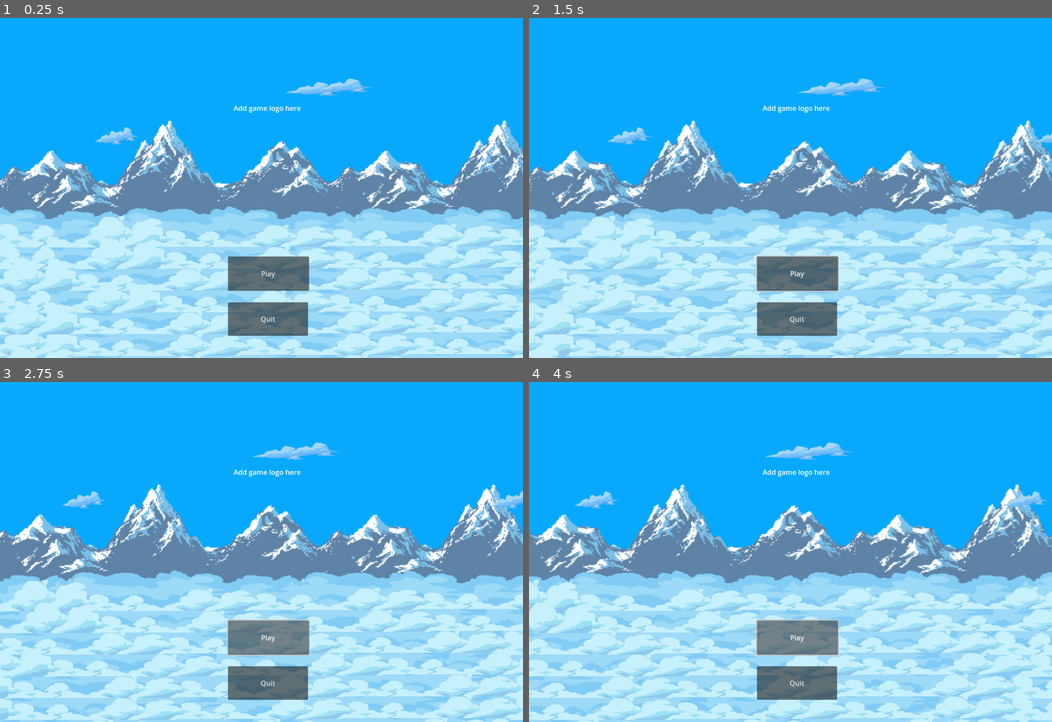
Above: before the commit, frames 1-4 (two rows, left to right).
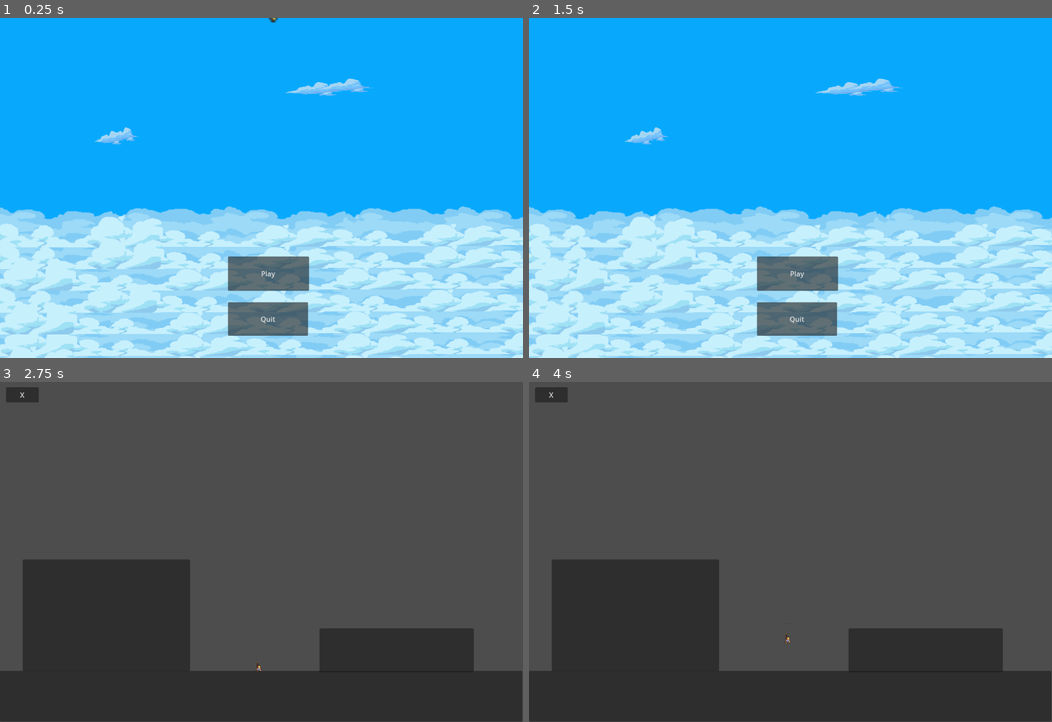
Above: after the commit, the same moments.

Repository: jumpy29/Jump-King-LD-56-
Game: Godot game, scene res://main.tscn
Same seed, same stepped clock (60 frames per second), same inputs: the game is played once before the commit and once after it.
Inputs (mouse positions are in pixels of both pictures, inside the frame that each line leads up to):
- Up to frame 1 (0.25 s): no input
- Up to frame 2 (1.5 s): click "Play" at 0.5 s; click (549, 31) at 1.25 s, where only the run after the commit has a clickable "X"
- Up to frame 3 (2.75 s): click "Play" at 2 s
- Up to frame 4 (4 s): tap Enter (ui_accept) at 2.75, 3.02, 3.77 s; hold Right (ui_right) from 2.78 s (still down)

The runs differ from the first frame. In frame 1, 15% of the frame differs, in the area x 0-100%, y 0-60%; in frame 2, 35%; in frame 3, 100%, in the area x 0-100%, y 0-100%; in frame 4, 100%.

Commit message:
removed mountains fron intro screen, added player animation in intro screen, and linked the play button with a tester world

Diff:
--- a/jumpking/Player/Player.tscn
+++ b/jumpking/Player/Player.tscn
@@ -188,6 +188,122 @@
 [sub_resource type="AtlasTexture" id="AtlasTexture_buwuk"]
 atlas = ExtResource("2_f1fk0")
 region = Rect2(1024, 160, 64, 32)
+
+[sub_resource type="AtlasTexture" id="AtlasTexture_xw2eh"]
+atlas = ExtResource("2_f1fk0")
+region = Rect2(0, 192, 64, 32)
+
+[sub_resource type="AtlasTexture" id="AtlasTexture_lpsr2"]
+atlas = ExtResource("2_f1fk0")
+region = Rect2(64, 192, 64, 32)
+
+[sub_resource type="AtlasTexture" id="AtlasTexture_3b0v3"]
+atlas = ExtResource("2_f1fk0")
+region = Rect2(128, 192, 64, 32)
+
+[sub_resource type="AtlasTexture" id="AtlasTexture_rwcsj"]
+atlas = ExtResource("2_f1fk0")
+region = Rect2(192, 192, 64, 32)
+
+[sub_resource type="AtlasTexture" id="AtlasTexture_pt18h"]
+atlas = ExtResource("2_f1fk0")
+region = Rect2(256, 192, 64, 32)
+
+[sub_resource type="AtlasTexture" id="AtlasTexture_1akaf"]
+atlas = ExtResource("2_f1fk0")
+region = Rect2(320, 192, 64, 32)
+
+[sub_resource type="AtlasTexture" id="AtlasTexture_td8yg"]
+atlas = ExtResource("2_f1fk0")
+region = Rect2(384, 192, 64, 32)
+
+[sub_resource type="AtlasTexture" id="AtlasTexture_ose1f"]
+atlas = ExtResource("2_f1fk0")
+region = Rect2(448, 192, 64, 32)
+
+[sub_resource type="AtlasTexture" id="AtlasTexture_tf5av"]
+atlas = ExtResource("2_f1fk0")
+region = Rect2(512, 192, 64, 32)
+
+[sub_resource type="AtlasTexture" id="AtlasTexture_xugne"]
+atlas = ExtResource("2_f1fk0")
+region = Rect2(576, 192, 64, 32)
+
+[sub_resource type="AtlasTexture" id="AtlasTexture_jj4lj"]
+atlas = ExtResource("2_f1fk0")
+region = Rect2(640, 192, 64, 32)
+
+[sub_resource type="AtlasTexture" id="AtlasTexture_cdt13"]
+atlas = ExtResource("2_f1fk0")
+region = Rect2(704, 192, 64, 32)
+
+[sub_resource type="AtlasTexture" id="AtlasTexture_f5bnf"]
+atlas = ExtResource("2_f1fk0")
+region = Rect2(768, 192, 64, 32)
+
+[sub_resource type="AtlasTexture" id="AtlasTexture_o08x1"]
+atlas = ExtResource("2_f1fk0")
+region = Rect2(832, 192, 64, 32)
+
+[sub_resource type="AtlasTexture" id="AtlasTexture_13rf4"]
+atlas = ExtResource("2_f1fk0")
+region = Rect2(0, 128, 64, 32)
+
+[sub_resource type="AtlasTexture" id="AtlasTexture_4xnvt"]
+atlas = ExtResource("2_f1fk0")
+region = Rect2(64, 128, 64, 32)
+
+[sub_resource type="AtlasTexture" id="AtlasTexture_bvrdi"]
+atlas = ExtResource("2_f1fk0")
+region = Rect2(128, 128, 64, 32)
+
+[sub_resource type="AtlasTexture" id="AtlasTexture_eym40"]
+atlas = ExtResource("2_f1fk0")
+region = Rect2(192, 128, 64, 32)
+
+[sub_resource type="AtlasTexture" id="AtlasTexture_b6n2u"]
+atlas = ExtResource("2_f1fk0")
+region = Rect2(256, 128, 64, 32)
+
+[sub_resource type="AtlasTexture" id="AtlasTexture_6emq7"]
+atlas = ExtResource("2_f1fk0")
+region = Rect2(320, 128, 64, 32)
+
+[sub_resource type="AtlasTexture" id="AtlasTexture_qbxu8"]
+atlas = ExtResource("2_f1fk0")
+region = Rect2(384, 128, 64, 32)
+
+[sub_resource type="AtlasTexture" id="AtlasTexture_8s65j"]
+atlas = ExtResource("2_f1fk0")
+region = Rect2(448, 128, 64, 32)
+
+[sub_resource type="AtlasTexture" id="AtlasTexture_gpkqb"]
+atlas = ExtResource("2_f1fk0")
+region = Rect2(0, 96, 64, 32)
+
+[sub_resource type="AtlasTexture" id="AtlasTexture_t1qej"]
+atlas = ExtResource("2_f1fk0")
+region = Rect2(64, 96, 64, 32)
+
+[sub_resource type="AtlasTexture" id="AtlasTexture_trygm"]
+atlas = ExtResource("2_f1fk0")
+region = Rect2(128, 96, 64, 32)
+
+[sub_resource type="AtlasTexture" id="AtlasTexture_nham4"]
+atlas = ExtResource("2_f1fk0")
+region = Rect2(192, 96, 64, 32)
+
+[sub_resource type="AtlasTexture" id="AtlasTexture_5553s"]
+atlas = ExtResource("2_f1fk0")
+region = Rect2(256, 96, 64, 32)
+
+[sub_resource type="AtlasTexture" id="AtlasTexture_0qcvk"]
+atlas = ExtResource("2_f1fk0")
+region = Rect2(320, 96, 64, 32)
+
+[sub_resource type="AtlasTexture" id="AtlasTexture_jr7ey"]
+atlas = ExtResource("2_f1fk0")
+region = Rect2(384, 96, 64, 32)
 
 [sub_resource type="AtlasTexture" id="AtlasTexture_1ye1l"]
 atlas = ExtResource("2_f1fk0")
@@ -441,6 +557,93 @@
 }, {
 "duration": 1.0,
 "texture": SubResource("AtlasTexture_buwuk")
+}, {
+"duration": 1.0,
+"texture": SubResource("AtlasTexture_xw2eh")
+}, {
+"duration": 1.0,
+"texture": SubResource("AtlasTexture_lpsr2")
+}, {
+"duration": 1.0,
+"texture": SubResource("AtlasTexture_3b0v3")
+}, {
+"duration": 1.0,
+"texture": SubResource("AtlasTexture_rwcsj")
+}, {
+"duration": 1.0,
+"texture": SubResource("AtlasTexture_pt18h")
+}, {
+"duration": 1.0,
+"texture": SubResource("AtlasTexture_1akaf")
+}, {
+"duration": 1.0,
+"texture": SubResource("AtlasTexture_td8yg")
+}, {
+"duration": 1.0,
+"texture": SubResource("AtlasTexture_ose1f")
+}, {
+"duration": 1.0,
+"texture": SubResource("AtlasTexture_tf5av")
+}, {
+"duration": 1.0,
+"texture": SubResource("AtlasTexture_xugne")
+}, {
+"duration": 1.0,
+"texture": SubResource("AtlasTexture_jj4lj")
+}, {
+"duration": 1.0,
+"texture": SubResource("AtlasTexture_cdt13")
+}, {
+"duration": 1.0,
+"texture": SubResource("AtlasTexture_f5bnf")
+}, {
+"duration": 1.0,
+"texture": SubResource("AtlasTexture_o08x1")
+}, {
+"duration": 1.0,
+"texture": SubResource("AtlasTexture_13rf4")
+}, {
+"duration": 1.0,
+"texture": SubResource("AtlasTexture_4xnvt")
+}, {
+"duration": 1.0,
+"texture": SubResource("AtlasTexture_bvrdi")
+}, {
+"duration": 1.0,
+"texture": SubResource("AtlasTexture_eym40")
+}, {
+"duration": 1.0,
+"texture": SubResource("AtlasTexture_b6n2u")
+}, {
+"duration": 1.0,
+"texture": SubResource("AtlasTexture_6emq7")
+}, {
+"duration": 1.0,
+"texture": SubResource("AtlasTexture_qbxu8")
+}, {
+"duration": 1.0,
+"texture": SubResource("AtlasTexture_8s65j")
+}, {
+"duration": 1.0,
+"texture": SubResource("AtlasTexture_gpkqb")
+}, {
+"duration": 1.0,
+"texture": SubResource("AtlasTexture_t1qej")
+}, {
+"duration": 1.0,
+"texture": SubResource("AtlasTexture_trygm")
+}, {
+"duration": 1.0,
+"texture": SubResource("AtlasTexture_nham4")
+}, {
+"duration": 1.0,
+"texture": SubResource("AtlasTexture_5553s")
+}, {
+"duration": 1.0,
+"texture": SubResource("AtlasTexture_0qcvk")
+}, {
+"duration": 1.0,
+"texture": SubResource("AtlasTexture_jr7ey")
 }],
 "loop": true,
 "name": &"Intro",
@@ -531,6 +734,120 @@
 "speed": 5.0
 }]
 
+[sub_resource type="Animation" id="Animation_eppgx"]
+resource_name = "Idle"
+length = 0.4
+loop_mode = 1
+step = 0.1
+tracks/0/type = "value"
+tracks/0/imported = false
+tracks/0/enabled = true
+tracks/0/path = NodePath("AnimatedSprite2D:animation")
+tracks/0/interp = 1
+tracks/0/loop_wrap = true
+tracks/0/keys = {
+"times": PackedFloat32Array(0),
+"transitions": PackedFloat32Array(1),
+"update": 1,
+"values": [&"Idle"]
+}
+tracks/1/type = "value"
+tracks/1/imported = false
+tracks/1/enabled = true
+tracks/1/path = NodePath("AnimatedSprite2D:frame")
+tracks/1/interp = 1
+tracks/1/loop_wrap = true
+tracks/1/keys = {
+"times": PackedFloat32Array(0, 0.1, 0.2, 0.3),
+"transitions": PackedFloat32Array(1, 1, 1, 1),
+"update": 1,
+"values": [0, 1, 2, 3]
+}
+
+[sub_resource type="Animation" id="Animation_m45c4"]
+resource_name = "Intro"
+length = 6.9
+loop_mode = 1
+step = 0.15
+tracks/0/type = "value"
+tracks/0/imported = false
+tracks/0/enabled = true
+tracks/0/path = NodePath("AnimatedSprite2D:animation")
+tracks/0/interp = 1
+tracks/0/loop_wrap = true
+tracks/0/keys = {
+"times": PackedFloat32Array(0),
+"transitions": PackedFloat32Array(1),
+"update": 1,
+"values": [&"Intro"]
+}
+tracks/1/type = "value"
+tracks/1/imported = false
+tracks/1/enabled = true
+tracks/1/path = NodePath("AnimatedSprite2D:frame")
+tracks/1/interp = 1
+tracks/1/loop_wrap = true
+tracks/1/keys = {
+"times": PackedFloat32Array(0, 0.15, 0.3, 0.45, 0.6, 0.75, 0.9, 1.05, 1.2, 1.35, 1.5, 1.65, 1.8, 1.95, 2.1, 2.25, 2.4, 2.55, 2.7, 2.85, 3, 3.15, 3.3, 3.45, 3.6, 3.75, 3.9, 4.05, 4.2, 4.35, 4.5, 4.65, 4.8, 4.95, 5.1, 5.25, 5.4, 5.55, 5.7, 5.85, 6, 6.15, 6.3, 6.45, 6.6, 6.75),
+"transitions": PackedFloat32Array(1, 1, 1, 1, 1, 1, 1, 1, 1, 1, 1, 1, 1, 1, 1, 1, 1, 1, 1, 1, 1, 1, 1, 1, 1, 1, 1, 1, 1, 1, 1, 1, 1, 1, 1, 1, 1, 1, 1, 1, 1, 1, 1, 1, 1, 1),
+"update": 1,
+"values": [0, 1, 2, 3, 4, 5, 6, 7, 8, 9, 10, 11, 12, 13, 14, 15, 16, 17, 18, 19, 20, 21, 22, 23, 24, 25, 26, 27, 28, 29, 30, 31, 32, 33, 34, 35, 36, 37, 38, 39, 40, 41, 42, 43, 44, 45]
+}
+
+[sub_resource type="Animation" id="Animation_fi6yw"]
+resource_name = "Damage"
+
+[sub_resource type="Animation" id="Animation_7pwrb"]
+resource_name = "Rotate"
+
+[sub_resource type="Animation" id="Animation_6ymkv"]
+resource_name = "Walk"
+
+[sub_resource type="Animation" id="Animation_i5k6f"]
+resource_name = "Attack_swing1"
+
+[sub_resource type="Animation" id="Animation_u6mtr"]
+resource_name = "Attack_swing2"
+
+[sub_resource type="Animation" id="Animation_0qeb5"]
+length = 0.001
+tracks/0/type = "value"
+tracks/0/imported = false
+tracks/0/enabled = true
+tracks/0/path = NodePath("AnimatedSprite2D:frame")
+tracks/0/interp = 1
+tracks/0/loop_wrap = true
+tracks/0/keys = {
+"times": PackedFloat32Array(0),
+"transitions": PackedFloat32Array(1),
+"update": 1,
+"values": [1]
+}
+tracks/1/type = "value"
+tracks/1/imported = false
+tracks/1/enabled = true
+tracks/1/path = NodePath("AnimatedSprite2D:animation")
+tracks/1/interp = 1
+tracks/1/loop_wrap = true
+tracks/1/keys = {
+"times": PackedFloat32Array(0),
+"transitions": PackedFloat32Array(1),
+"update": 1,
+"values": [&"Intro"]
+}
+
+[sub_resource type="AnimationLibrary" id="AnimationLibrary_71vyn"]
+_data = {
+"Attack_swing1": SubResource("Animation_i5k6f"),
+"Attack_swing2": SubResource("Animation_u6mtr"),
+"Damage": SubResource("Animation_fi6yw"),
+"Idle": SubResource("Animation_eppgx"),
+"Intro": SubResource("Animation_m45c4"),
+"RESET": SubResource("Animation_0qeb5"),
+"Rotate": SubResource("Animation_7pwrb"),
+"Walk": SubResource("Animation_6ymkv")
+}
+
 [node name="Player" type="CharacterBody2D"]
 script = ExtResource("1_vkhwu")
 
@@ -539,6 +856,12 @@
 shape = SubResource("CapsuleShape2D_7xbak")
 
 [node name="AnimatedSprite2D" type="AnimatedSprite2D" parent="."]
+position = Vector2(0, -9)
+scale = Vector2(1, 1.4375)
 sprite_frames = SubResource("SpriteFrames_awbif")
-animation = &"Damage"
-frame_progress = 0.010176
+animation = &"Intro"
+
+[node name="AnimationPlayer" type="AnimationPlayer" parent="."]
+libraries = {
+"": SubResource("AnimationLibrary_71vyn")
+}
--- a/jumpking/Player/player.gd
+++ b/jumpking/Player/player.gd
@@ -3,6 +3,8 @@
 
 const SPEED = 300.0
 const JUMP_VELOCITY = -400.0
+
+@onready var anim = get_node("AnimationPlayer")
 
 
 func _physics_process(delta: float) -> void:
@@ -14,12 +16,18 @@
 	if Input.is_action_just_pressed("ui_accept") and is_on_floor():
 		velocity.y = JUMP_VELOCITY
 
+
 	# Get the input direction and handle the movement/deceleration.
 	# As good practice, you should replace UI actions with custom gameplay actions.
 	var direction := Input.get_axis("ui_left", "ui_right")
-	if direction:
-		velocity.x = direction * SPEED
-	else:
-		velocity.x = move_toward(velocity.x, 0, SPEED)
+
+	if direction==-1:
+		get_node("AnimatedSprite2D").flip_h = true
+	elif direction==1:
+		get_node("AnimatedSprite2D").flip_h = false
 
 	move_and_slide()
+
+
+func _on_button_pressed() -> void:
+	get_tree().change_scene_to_file("res://main.tscn")
--- a/jumpking/intro_bg.tscn
+++ b/jumpking/intro_bg.tscn
@@ -25,6 +25,7 @@
 texture = ExtResource("2_qiw4l")
 
 [node name="Mountain_layer" type="ParallaxLayer" parent="."]
+visible = false
 motion_scale = Vector2(0.1, 1)
 motion_mirroring = Vector2(1536, 0)
 
--- a/jumpking/main.gd
+++ b/jumpking/main.gd
@@ -1,7 +1,12 @@
 extends Node2D
+@onready var player = $Player
+@onready var anim_player = player.get_node("AnimationPlayer")
 
-
-
+func _ready():
+	anim_player.play("Intro")
 
 func _on_quit_pressed() -> void:
 	get_tree().quit()
+
+func _on_play_pressed() -> void:
+	get_tree().change_scene_to_file("res://mechanics_tester.tscn")
--- a/jumpking/main.tscn
+++ b/jumpking/main.tscn
@@ -1,7 +1,11 @@
-[gd_scene load_steps=3 format=3 uid="uid://bgslbrvmtnoy4"]
+[gd_scene load_steps=5 format=3 uid="uid://bgslbrvmtnoy4"]
 
 [ext_resource type="Script" path="res://main.gd" id="1_5kd2x"]
 [ext_resource type="PackedScene" uid="uid://hwkalafd8msv" path="res://intro_bg.tscn" id="2_1m5gl"]
+[ext_resource type="PackedScene" uid="uid://417tpl4m8gus" path="res://Player/Player.tscn" id="3_jgghc"]
+
+[sub_resource type="RectangleShape2D" id="RectangleShape2D_1qd22"]
+size = Vector2(164, 38.5)
 
 [node name="Main" type="Node2D"]
 script = ExtResource("1_5kd2x")
@@ -20,16 +24,17 @@
 offset_bottom = 729.0
 text = "Quit"
 
-[node name="GameLogo" type="Label" parent="."]
-offset_left = 334.0
-offset_top = 116.0
-offset_right = 894.0
-offset_bottom = 298.0
-text = "Add game logo here
-"
-horizontal_alignment = 1
-vertical_alignment = 1
-
 [node name="ParallaxBackground" parent="." instance=ExtResource("2_1m5gl")]
 
+[node name="Player" parent="." instance=ExtResource("3_jgghc")]
+position = Vector2(627, -88)
+scale = Vector2(5, 5)
+
+[node name="Player_temp_floor" type="StaticBody2D" parent="."]
+
+[node name="CollisionShape2D" type="CollisionShape2D" parent="Player_temp_floor"]
+position = Vector2(624, 356)
+shape = SubResource("RectangleShape2D_1qd22")
+
+[connection signal="pressed" from="Play" to="." method="_on_play_pressed"]
 [connection signal="pressed" from="Quit" to="." method="_on_quit_pressed"]
--- /dev/null
+++ b/jumpking/mechanics_tester.tscn
@@ -0,0 +1,59 @@
+[gd_scene load_steps=5 format=3 uid="uid://uf7j4orovk2m"]
+
+[ext_resource type="PackedScene" uid="uid://417tpl4m8gus" path="res://Player/Player.tscn" id="1_w8jg5"]
+
+[sub_resource type="RectangleShape2D" id="RectangleShape2D_30ukd"]
+size = Vector2(1201, 113.5)
+
+[sub_resource type="RectangleShape2D" id="RectangleShape2D_mybyj"]
+size = Vector2(354, 100)
+
+[sub_resource type="RectangleShape2D" id="RectangleShape2D_ryykl"]
+size = Vector2(386, 260.5)
+
+[node name="Mechanics_Tester_World" type="Node2D"]
+
+[node name="Player" parent="." instance=ExtResource("1_w8jg5")]
+position = Vector2(594, 640)
+
+[node name="StaticBody2D" type="StaticBody2D" parent="."]
+
+[node name="CollisionShape2D" type="CollisionShape2D" parent="StaticBody2D"]
+position = Vector2(598.5, 723.75)
+shape = SubResource("RectangleShape2D_30ukd")
+
+[node name="Panel" type="Panel" parent="StaticBody2D/CollisionShape2D"]
+offset_left = -599.0
+offset_top = -61.0
+offset_right = 600.0
+offset_bottom = 55.0
+
+[node name="CollisionShape2D2" type="CollisionShape2D" parent="StaticBody2D"]
+position = Vector2(908, 612)
+shape = SubResource("RectangleShape2D_mybyj")
+
+[node name="Panel" type="Panel" parent="StaticBody2D/CollisionShape2D2"]
+offset_left = -175.0
+offset_top = -47.0
+offset_right = 179.0
+offset_bottom = 54.0
+
+[node name="CollisionShape2D3" type="CollisionShape2D" parent="StaticBody2D"]
+position = Vector2(243, 535.25)
+shape = SubResource("RectangleShape2D_ryykl")
+
+[node name="Panel" type="Panel" parent="StaticBody2D/CollisionShape2D3"]
+offset_left = -191.0
+offset_top = -128.0
+offset_right = 193.0
+offset_bottom = 128.0
+
+[node name="Button" type="Button" parent="."]
+offset_left = 14.0
+offset_top = 12.0
+offset_right = 89.0
+offset_bottom = 47.0
+text = "X
+"
+
+[connection signal="pressed" from="Button" to="Player" method="_on_button_pressed"]
Not shown: 1 places in jumpking/Player/Player.tscn that only renumber resources
